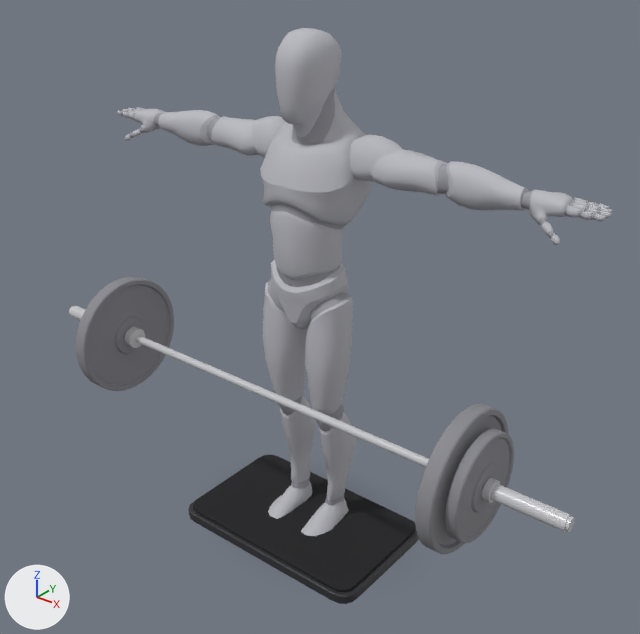
The glTF model app/src/main/assets/mannequins/deficit_pendlay_row.glb: old version first, new version second.
Camera for both pictures: a 50 mm lens placed at (1.76, -2.14, 2.21), pointed at (0.08, -0.04, 0.91). Lighting does not change. The marker at lower left points along +X, +Y and +Z. The picture after the commit comes second. Where no turn or scale is listed for an object, it has been applied to the vertices.

Names of what the first picture shows: 'barbell_0', 'barbell_1', 'barbell_10', 'barbell_11', 'barbell_12', 'barbell_2', 'barbell_4', 'barbell_8', 'barbell_9', 'body', 'body_1', 'platform_0', 'platform_1'.
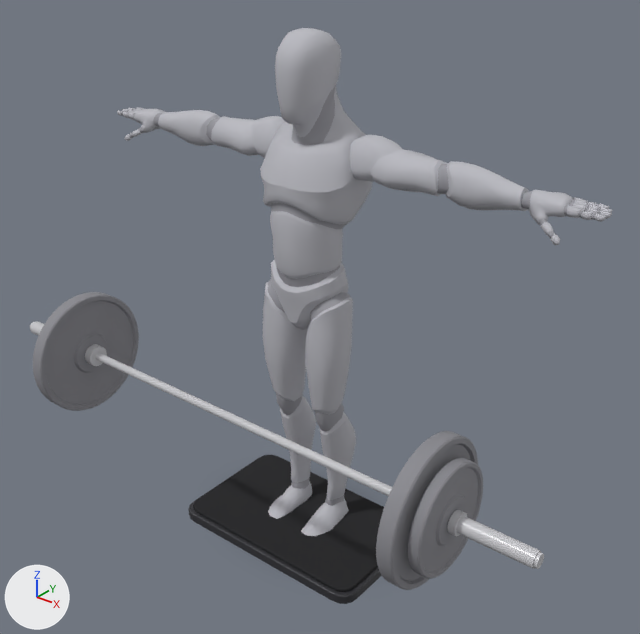
ob_barbell is not drawn itself; it is the parent of ob_barbell_4, ob_barbell_5, ob_barbell_10, ob_barbell_11.

Boxes (x1, y1, x2, y2) around the edits, measured in the pictures (640 x 634 px):
'barbell_4', moved
    before: (76, 277, 174, 391)
    after: (33, 292, 139, 411)
'barbell_10', moved
    before: (415, 404, 508, 554)
    after: (376, 431, 478, 590)
'barbell_11', moved
    before: (445, 429, 514, 543)
    after: (407, 458, 483, 579)
'barbell_0', moved
    before: (135, 335, 429, 467)
    after: (95, 353, 392, 496)
'barbell_8', moved
    before: (482, 483, 572, 532)
    after: (448, 515, 541, 569)
'barbell_1', moved
    before: (125, 327, 145, 348)
    after: (85, 344, 107, 366)
'barbell_12', moved
    before: (482, 478, 500, 503)
    after: (448, 510, 467, 536)
'barbell_2', moved
    before: (70, 306, 86, 321)
    after: (30, 321, 44, 336)
'barbell_9', moved
    before: (565, 516, 575, 532)
    after: (533, 552, 544, 569)

What the commit changed:
Object 'barbell' (ob_barbell) moves from (0.0, -0.204, 0.647) to (0.0, -0.391, 0.648).
Object 'barbell_0' (ob_barbell_0) moves from (0.0, -0.204, 0.647) to (0.0, -0.391, 0.648).
Object 'barbell_1' (ob_barbell_1) moves from (0.0, -0.204, 0.647) to (0.0, -0.391, 0.648).
Object 'barbell_2' (ob_barbell_2) moves from (0.0, -0.204, 0.647) to (0.0, -0.391, 0.648).
Object 'barbell_8' (ob_barbell_8) moves from (0.0, -0.204, 0.647) to (0.0, -0.391, 0.648).
Object 'barbell_9' (ob_barbell_9) moves from (0.0, -0.204, 0.647) to (0.0, -0.391, 0.648).
Object 'barbell_12' (ob_barbell_12) moves from (0.0, -0.204, 0.647) to (0.0, -0.391, 0.648).
